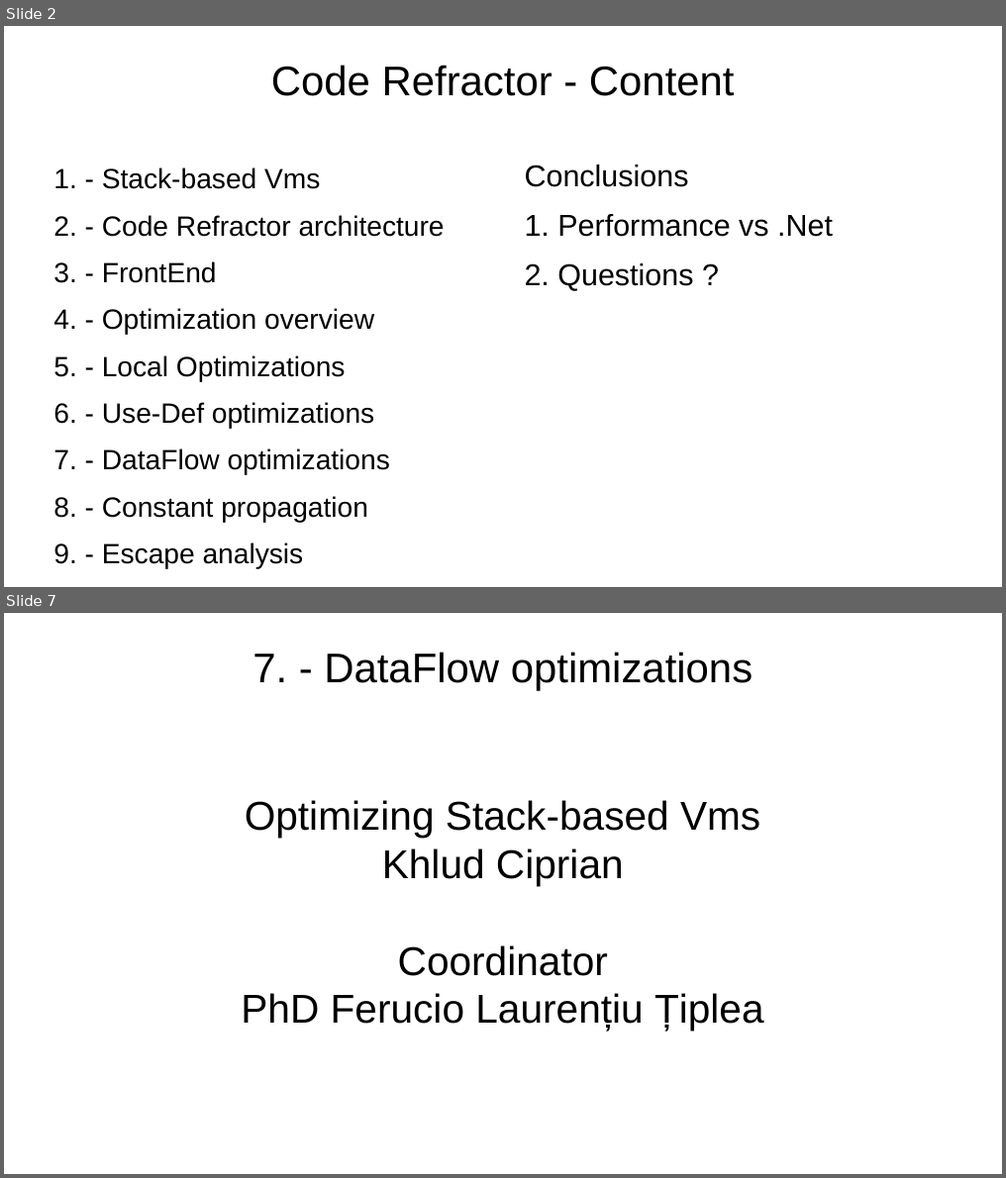
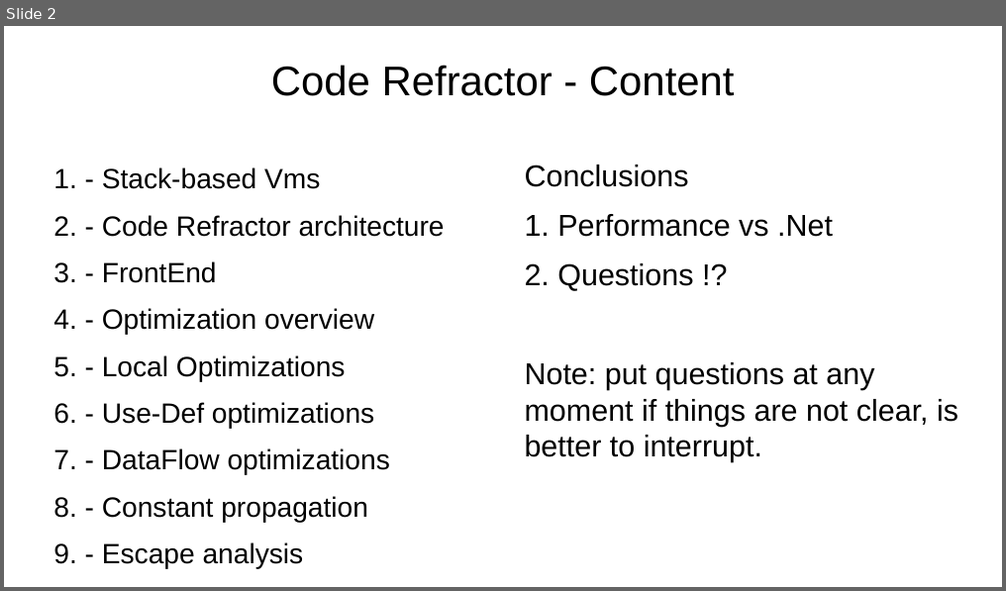
Before and after one commit to ciplogic/CodeRefractor, a slide deck: Documentation/Slides.odp. Shown one above the other, each under a label of ours: slides 2 and 7 before the commit, slide 2 after it; the slides between them are not shown. The pictures are 1006x1178 and 1006x591 pixels, drawn with LibreOffice and Linux fonts; fonts in the diff are those of the drawing; background and template pictures are left out. Boxes give left, top, right and bottom in pixels: in the first picture for what was removed or moved away, otherwise in the second. Text is boxed around its words. In the diff, an @@ line names an element or a change of style, - is before the commit and + after.

```diff
--- a/Documentation/Slides.odp
+++ b/Documentation/Slides.odp
@@ slide 7 removed at box(4, 613, 1002, 1174), background picture (left out) @@
@@ title removed at box(252, 652, 752, 691) @@
-7. - DataFlow optimizations
@@ subtitle removed at box(241, 800, 764, 1031) @@
-Optimizing Stack-based Vms
-Khlud Ciprian
-Coordinator
-PhD Ferucio Laurențiu Țiplea
@@ slide 2 changed as well @@
@@ text at box(525, 264, 958, 463): text changed @@
-2. Questions ?
+2. Questions !?
+Note: put questions at any moment if things are not clear, is better to interrupt.
```
Also in this commit, not shown: 8 other slides changed, 3 slides added, 2 other slides removed, 4 other files.
